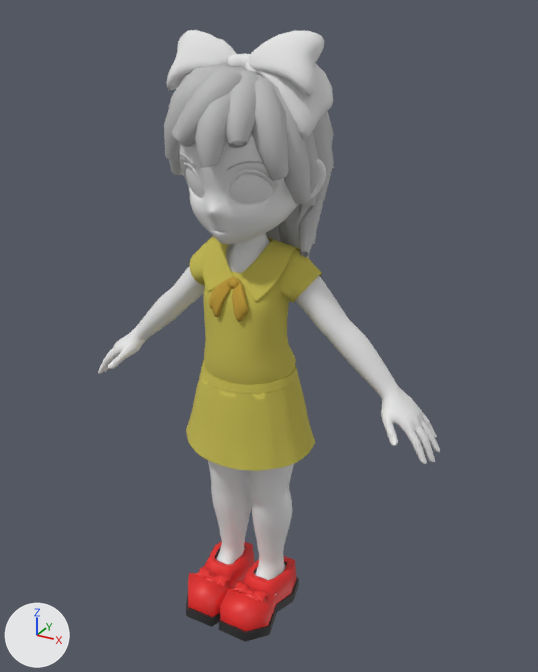
What one commit did to the FBX model Assets/Amy/Models/Yume/Yume_Clothed.fbx.
Rendered twice from a 50 mm lens placed at (0.639, -1.08, 1.12), pointed at (0.023, 0.039, 0.56). The axes (+X, +Y, +Z) are drawn at lower left. The lights are the same throughout. The picture after the commit comes second. Both versions are drawn at the pose saved in each file; the numbers are the values there.

Objects in the first picture: 'Yume_Body', 'Yume_Clothes', 'Yume_Eyes', 'Yume_Hair', 'Yume_Kutsu', 'Yume_Ribbon'.
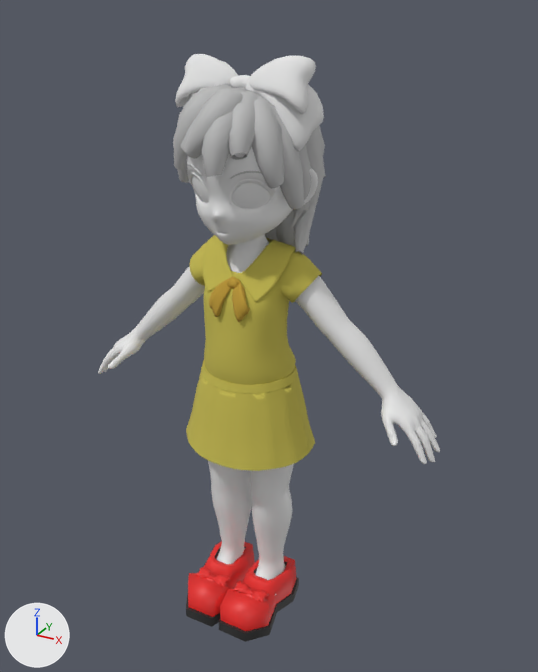
Location of each change, [x1, y1, x2, y2] in pixels of the pictures (538 x 672 px):
'Yume_Body', posed: before [98, 134, 440, 595]; after [98, 147, 440, 595]
'Yume_Hair', posed (10% narrower, 12% shorter): before [164, 64, 334, 258]; after [173, 84, 326, 255]
'Yume_Ribbon', posed (11% narrower, 10% shorter): before [166, 30, 333, 138]; after [175, 54, 324, 151]
'Yume_Eyes', posed (10% narrower, 11% shorter): before [185, 167, 273, 204]; after [192, 176, 271, 209]
bone 'neck', root to tip: before (249, 248) to (248, 229); after (249, 248) to (248, 231)

The edits, one by one:
Bone 'neck' (bone_neck) is rescaled from (1.0, 1.0, 1.0) to (0.9, 0.9, 0.9).
